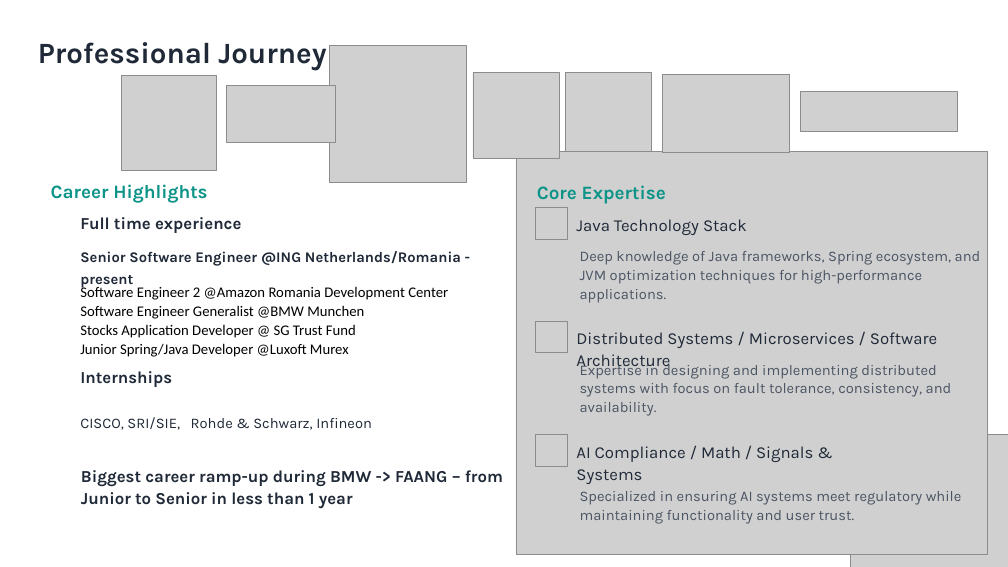
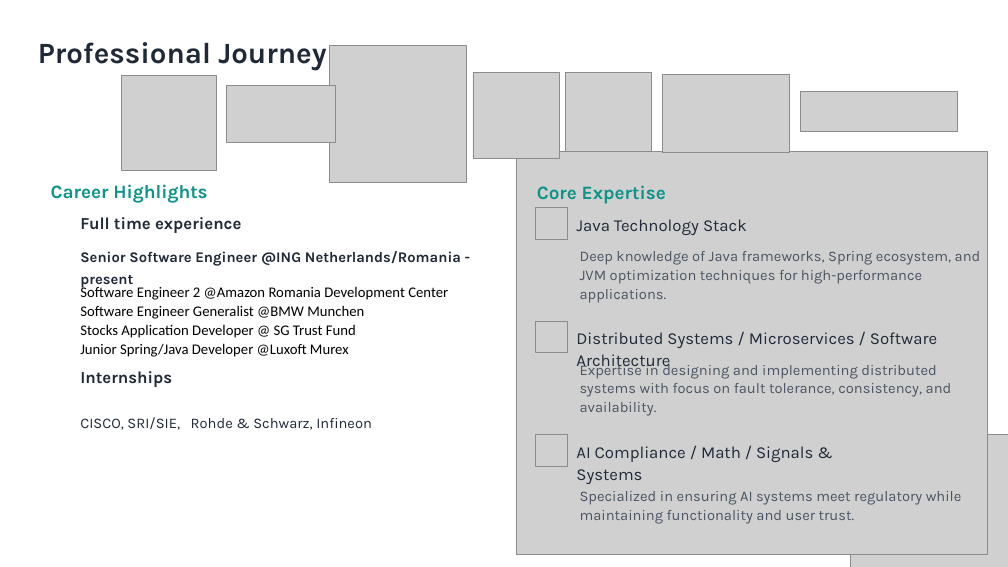
Before and after one commit to RobertSimion/demo-sr-ia3, a slide deck: slide 3 of Generics.pptx. Drawn at 1008x567 pixels with LibreOffice and Linux fonts; fonts in the diff are those of the drawing; grey boxes stand for pictures; background and template pictures are left out. Boxes give left, top, right and bottom in pixels: in the first picture for what was removed or moved away, otherwise in the second. Text is boxed around its words. In the diff, an @@ line names an element or a change of style, - is before the commit and + after.

```diff
--- a/Generics.pptx
+++ b/Generics.pptx
@@ text removed at bbox=[81, 470, 503, 508] @@
-Biggest career ramp-up during BMW -> FAANG – from Junior to Senior in less than 1 year
```
Also in this commit, not shown: 7 other files.
